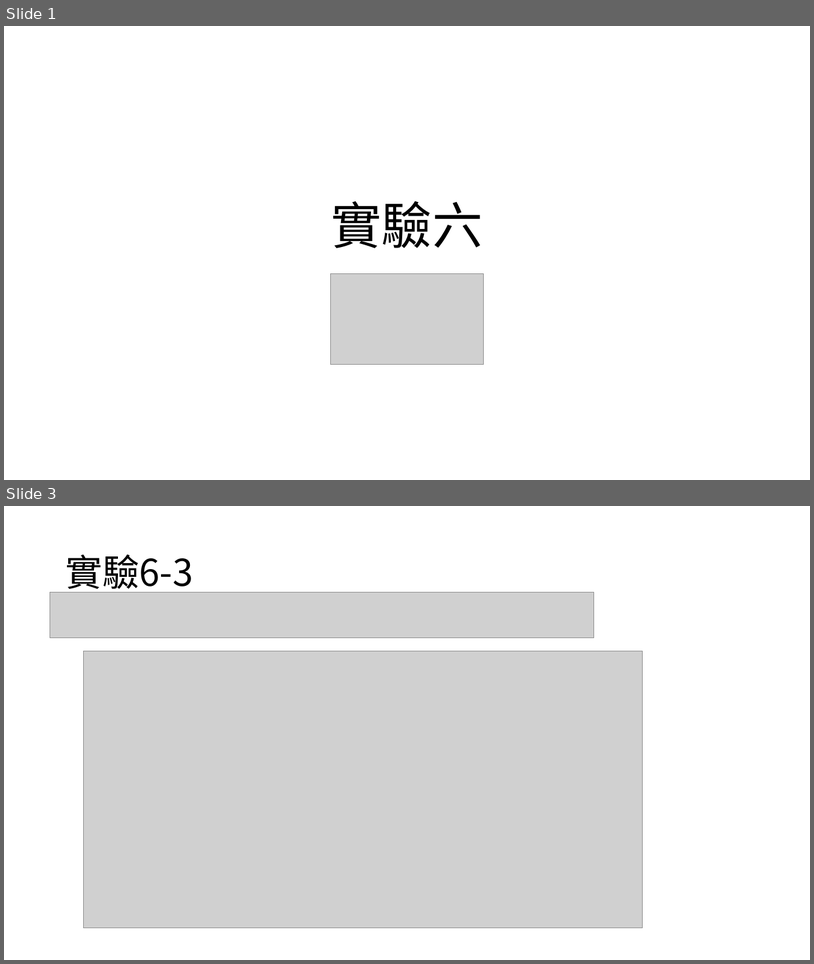
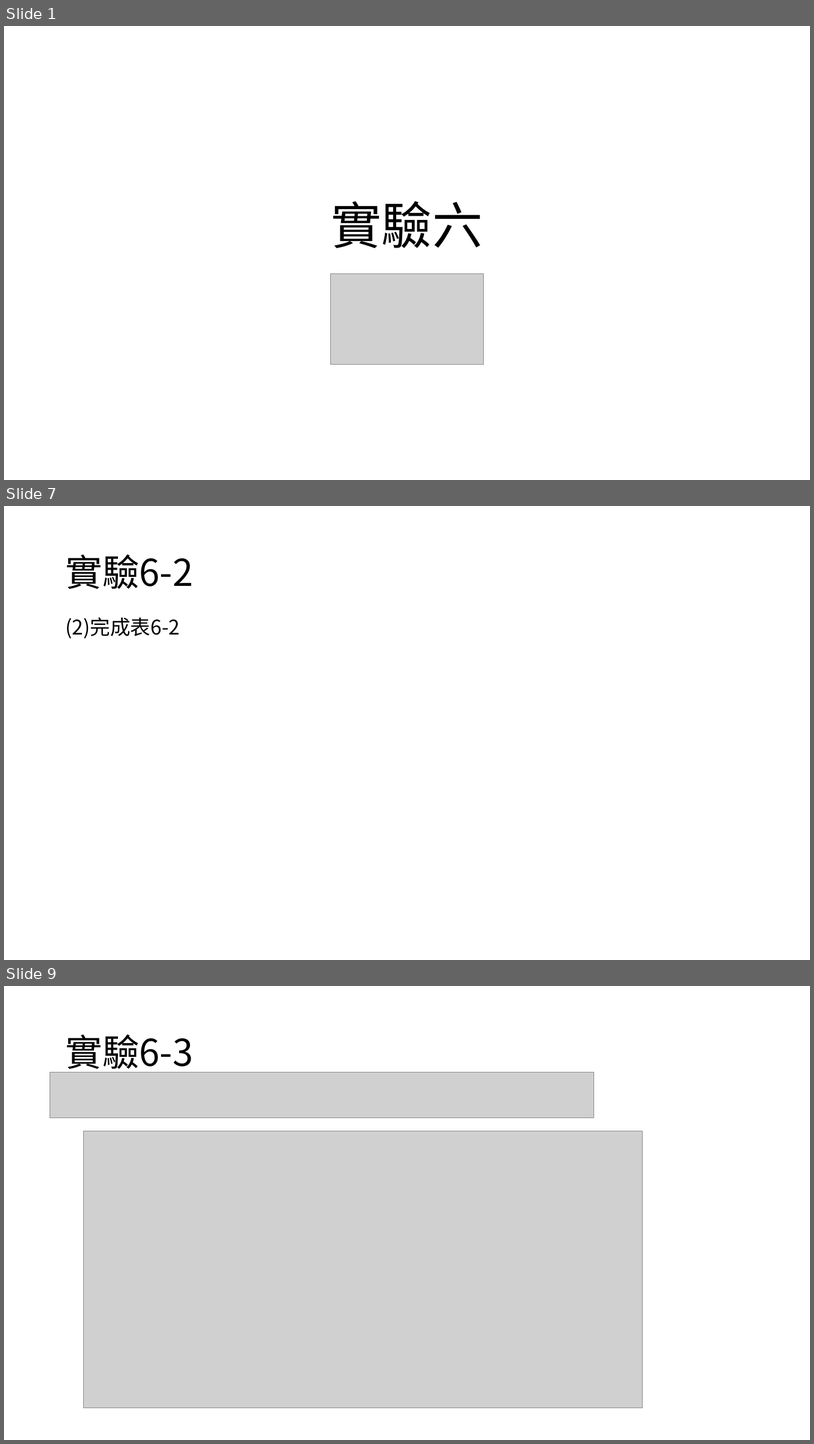
Before and after one commit to yeyi58095/control_lab, a slide deck: 實驗六/presentation/實驗六_第二組_葉彥辰_郭亮佑_蘇昱嘉.pptx. Shown one above the other, each under a label of ours: slides 1 and 3 before the commit, slides 1, 7 and 9 after it; the slides between them are not shown. The pictures are 814x964 and 814x1444 pixels, drawn with LibreOffice and Linux fonts; fonts in the diff are those of the drawing; grey boxes stand for pictures. Boxes give left, top, right and bottom in pixels: in the first picture for what was removed or moved away, otherwise in the second. Text is boxed around its words. In the diff, an @@ line names an element or a change of style, - is before the commit and + after.

```diff
--- a/實驗六/presentation/實驗六_第二組_葉彥辰_郭亮佑_蘇昱嘉.pptx
+++ b/實驗六/presentation/實驗六_第二組_葉彥辰_郭亮佑_蘇昱嘉.pptx
@@ slide 7 added at (4, 506, 810, 960), background #FFFFFF @@
@@ title added at (65, 554, 193, 589), 44 pt, text #000000 @@
+實驗6-2
@@ text added at (65, 617, 180, 639), 24 pt, text #000000 @@
+(2)完成表6-2
@@ what was slide 3 is now slide 9 @@
```
Also in this commit, not shown: 2 slides changed, 5 other slides added, 6 other files.
